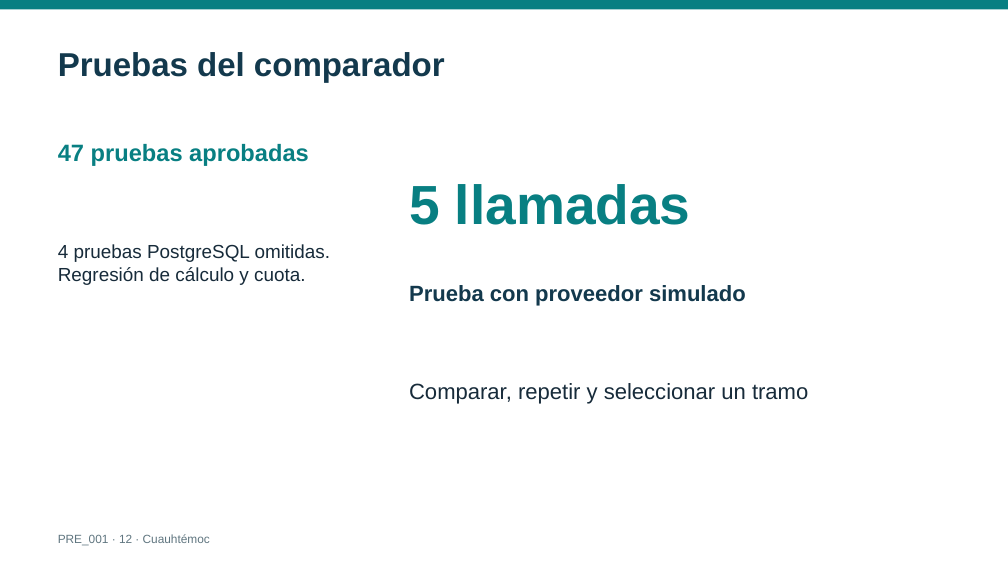
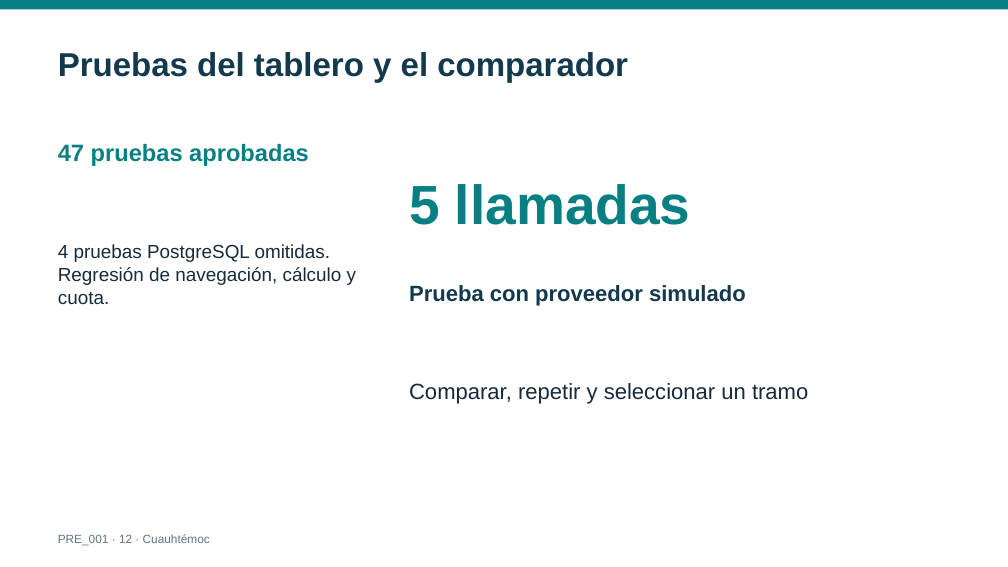
Before and after one commit to DiegoSG826/SistemaTrafico, a slide deck: slide 12 of entrega_academica/PRE_001_Presentacion.pptx. Drawn at 1008x567 pixels with LibreOffice and Linux fonts; fonts in the diff are those of the drawing. Boxes give left, top, right and bottom in pixels: in the first picture for what was removed or moved away, otherwise in the second. Text is boxed around its words. In the diff, an @@ line names an element or a change of style, - is before the commit and + after.

Commit message:
docs: sincroniza la entrega académica 1.4 con el tablero actual
- Actualiza el README, el manual, la memoria, los casos de uso, la guía
de operación y la trazabilidad de pruebas para la revisión aad52be.

- Renueva los diagramas de arquitectura y despliegue y las seis capturas del tablero, incluidas las del visor y el comparador con TomTom en vivo.

- Actualiza los Word, PDF, la presentación, el video y el manifiesto.
Ajusta el empaquetado para conservar los enlaces relativos del repositorio.

- Registra la verificación de las 14 rutas de OpenAPI y el resultado de la suite: 47 pruebas aprobadas y 4 de PostgreSQL omitidas.

```diff
--- a/entrega_academica/PRE_001_Presentacion.pptx
+++ b/entrega_academica/PRE_001_Presentacion.pptx
@@ text at bbox=[58, 52, 628, 82]: text changed @@
-Pruebas del comparador
+Pruebas del tablero y el comparador
@@ text at bbox=[58, 267, 356, 304]: text changed @@
-Regresión de cálculo y cuota.
+Regresión de navegación, cálculo y cuota.
```
Also in this commit, not shown: 3 other slides changed, 53 other files.
